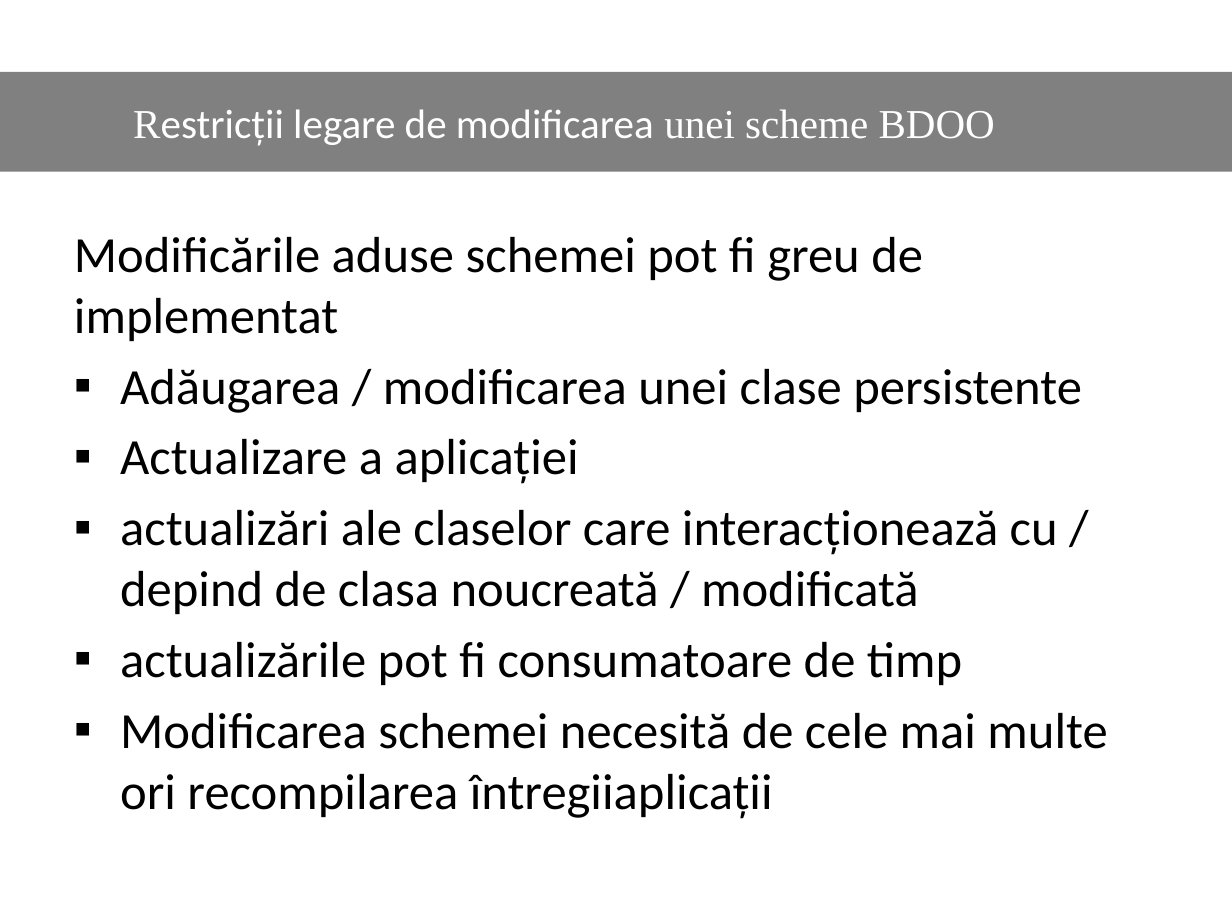
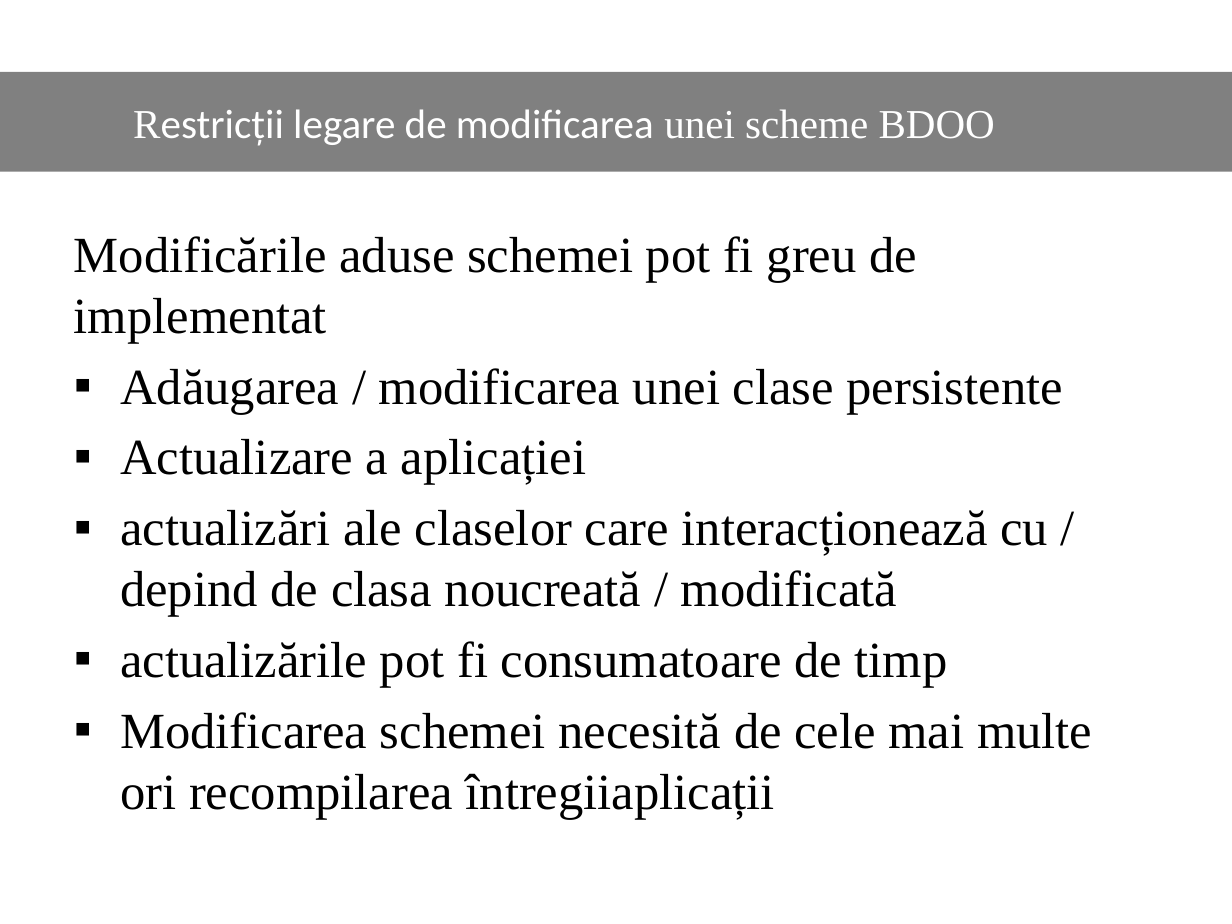
Before and after one commit to Dani25/BDOO, a slide deck: slide 32 of bdoo.pptx. Drawn at 1232x924 pixels with LibreOffice and Linux fonts; fonts in the diff are those of the drawing. Boxes give left, top, right and bottom in pixels: in the first picture for what was removed or moved away, otherwise in the second. Text is boxed around its words. In the diff, an @@ line names an element or a change of style, - is before the commit and + after.

Commit message:
Actualizare font si bibliografie Varianta finala v2

```diff
--- a/bdoo.pptx
+++ b/bdoo.pptx
@@ text "Modificările aduse schemei pot fi ..." at (x1=74, y1=236, x2=1092, y2=819): font Calibri to Times New Roman @@
```
Also in this commit, not shown: 18 other slides changed.
